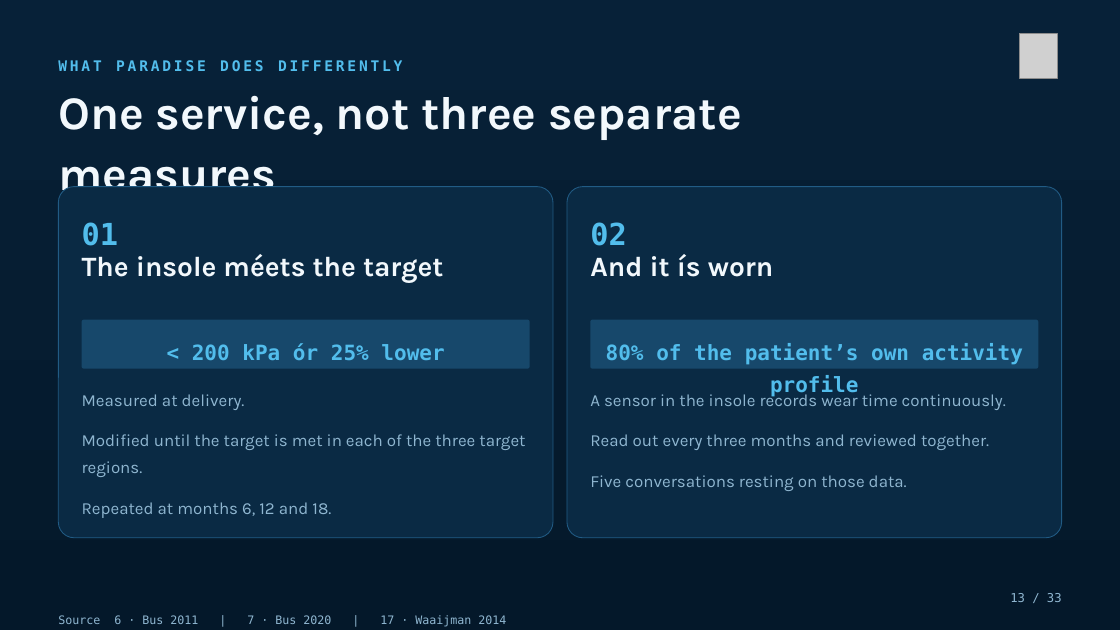
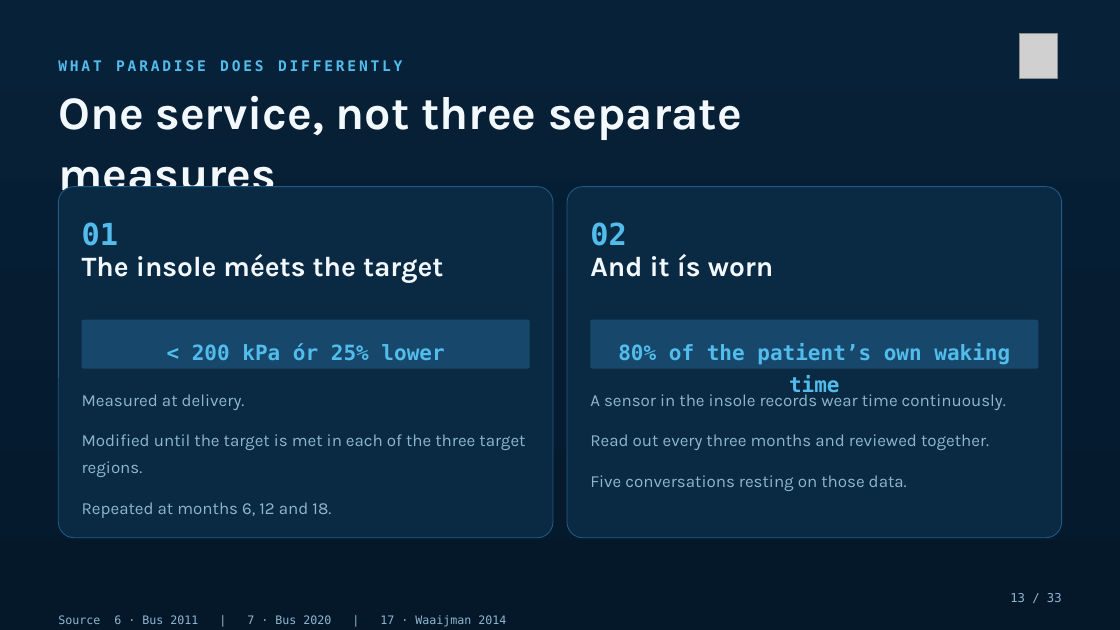
Before and after one commit to Dellfs/paradise-project, a slide deck: slide 13 of PARADISE_presentatie/PARADISE_congres.pptx. Drawn at 1120x630 pixels with LibreOffice and Linux fonts; fonts in the diff are those of the drawing; grey boxes stand for pictures. Boxes give left, top, right and bottom in pixels: in the first picture for what was removed or moved away, otherwise in the second. Text is boxed around its words. In the diff, an @@ line names an element or a change of style, - is before the commit and + after.

```diff
--- a/PARADISE_presentatie/PARADISE_congres.pptx
+++ b/PARADISE_presentatie/PARADISE_congres.pptx
@@ text at box(618, 343, 1010, 397): text changed @@
-80% of the patient’s own activity profile
+80% of the patient’s own waking time
```
Also in this commit, not shown: 1 other slide changed, 45 other files.
